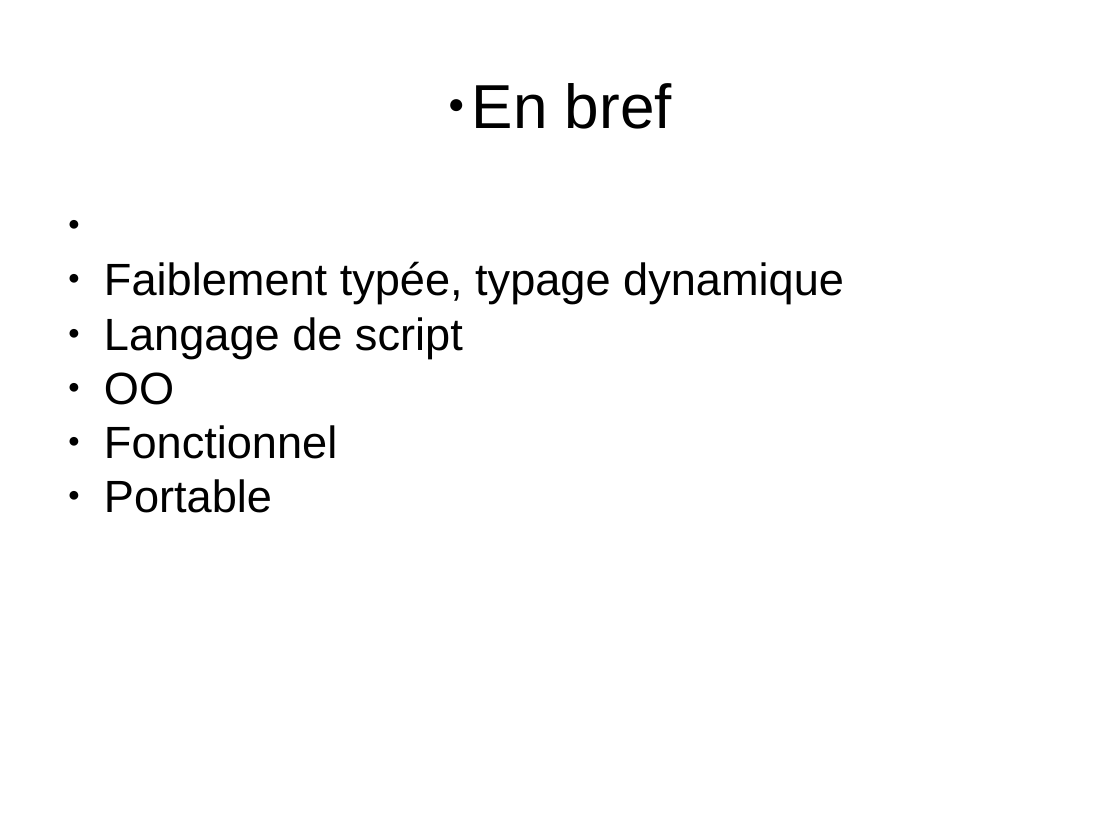
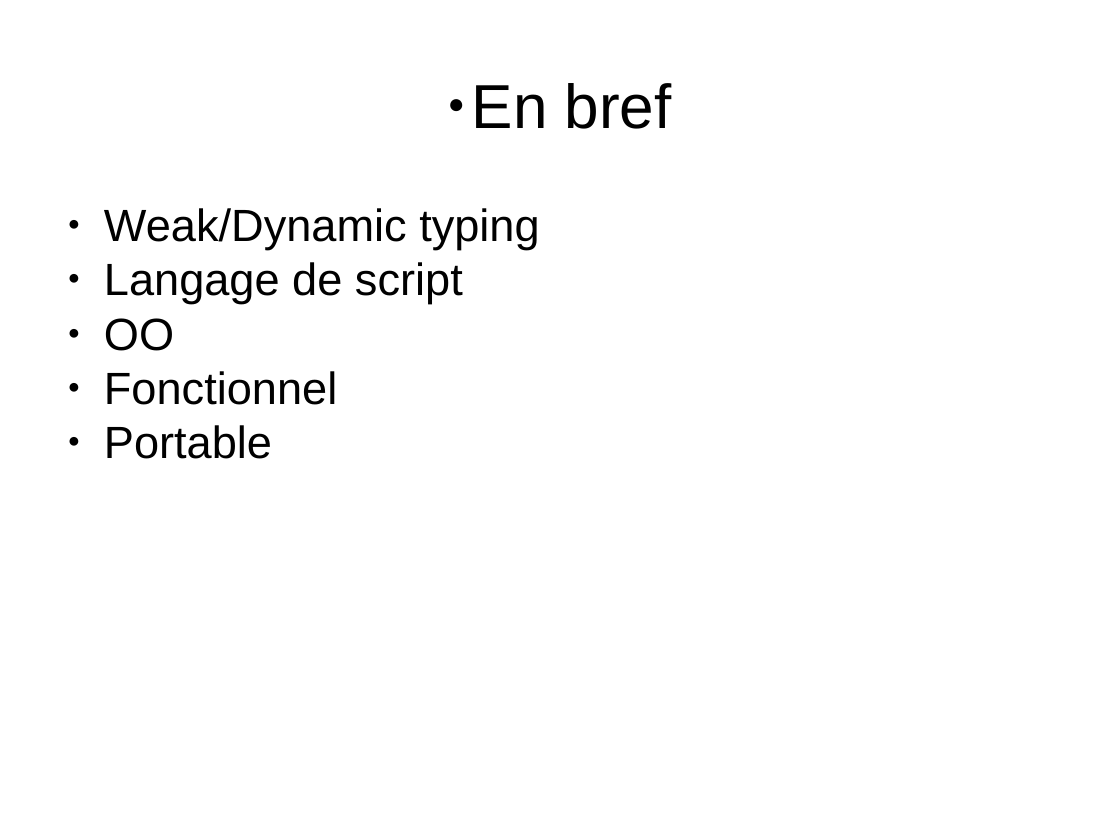
Before and after one commit to acouette/FormationJS, a slide deck: slide 2 of pres.pptx. Drawn at 1120x840 pixels with LibreOffice and Linux fonts; fonts in the diff are those of the drawing. Boxes give left, top, right and bottom in pixels: in the first picture for what was removed or moved away, otherwise in the second. Text is boxed around its words. In the diff, an @@ line names an element or a change of style, - is before the commit and + after.

```diff
--- a/pres.pptx
+++ b/pres.pptx
@@ text at <box>104,208,539,250</box>: text changed @@
-● Faiblement typée, typage dynamique
+● Weak/Dynamic typing
```
Also in this commit, not shown: 4 other slides changed, 2 slides added, 2 slides removed, 2 other files.
